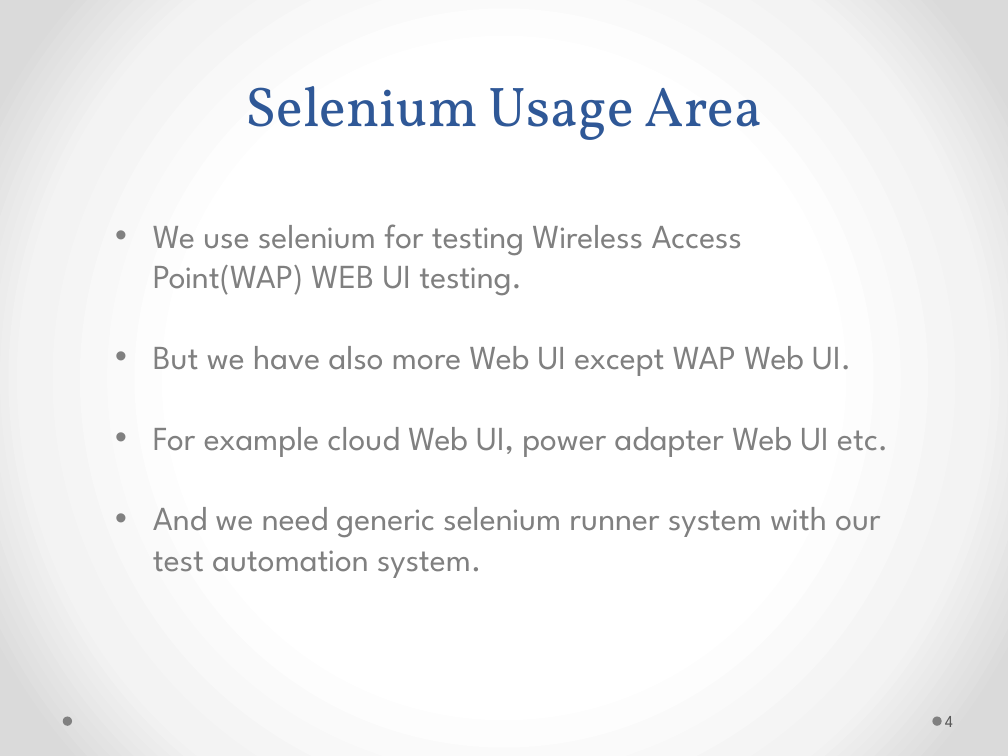
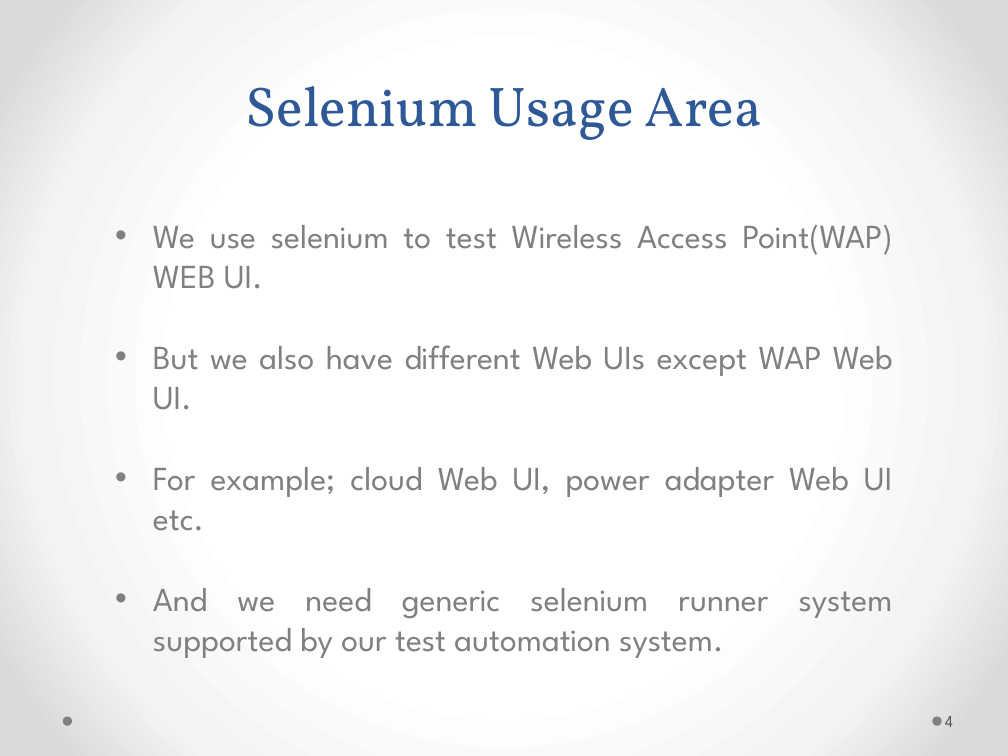
Before and after one commit to genehas/CENG552-SwTesting, a slide deck: slide 4 of jarFolder/CENG552PresentationBurcuGökçe.pptx. Drawn at 1008x756 pixels with LibreOffice and Linux fonts; fonts in the diff are those of the drawing. Boxes give left, top, right and bottom in pixels: in the first picture for what was removed or moved away, otherwise in the second. Text is boxed around its words. In the diff, an @@ line names an element or a change of style, - is before the commit and + after.

```diff
--- a/jarFolder/CENG552PresentationBurcuGökçe.pptx
+++ b/jarFolder/CENG552PresentationBurcuGökçe.pptx
@@ text at bbox=[153, 225, 893, 658]: text changed @@
-• We use selenium for testing Wireless Access Point(WAP) WEB UI testing.
-• But we have also more Web UI except WAP Web UI.
-• For example cloud Web UI, power adapter Web UI etc.
-• And we need generic selenium runner system with our test automation system.
+• We use selenium to test Wireless Access Point(WAP) WEB UI.
+• But we also have different Web UIs except WAP Web UI.
+• For example; cloud Web UI, power adapter Web UI etc.
+• And we need generic selenium runner system supported by our test automation system.
```
Also in this commit, not shown: 12 other slides changed.
